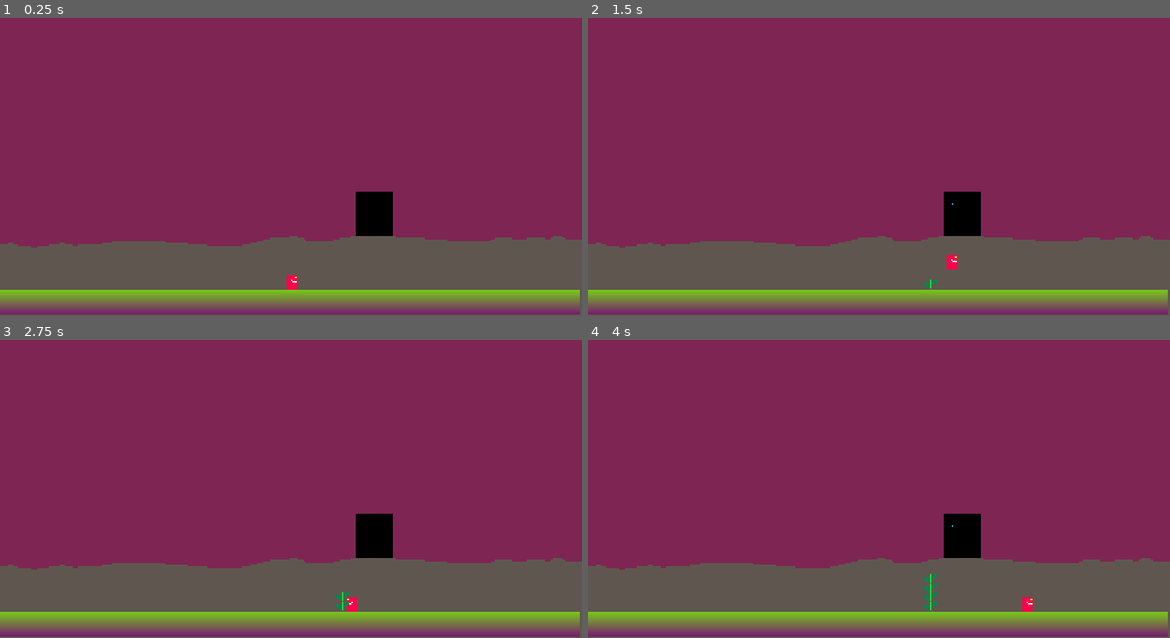
Above: before the commit, frames 1-4 (two rows, left to right).
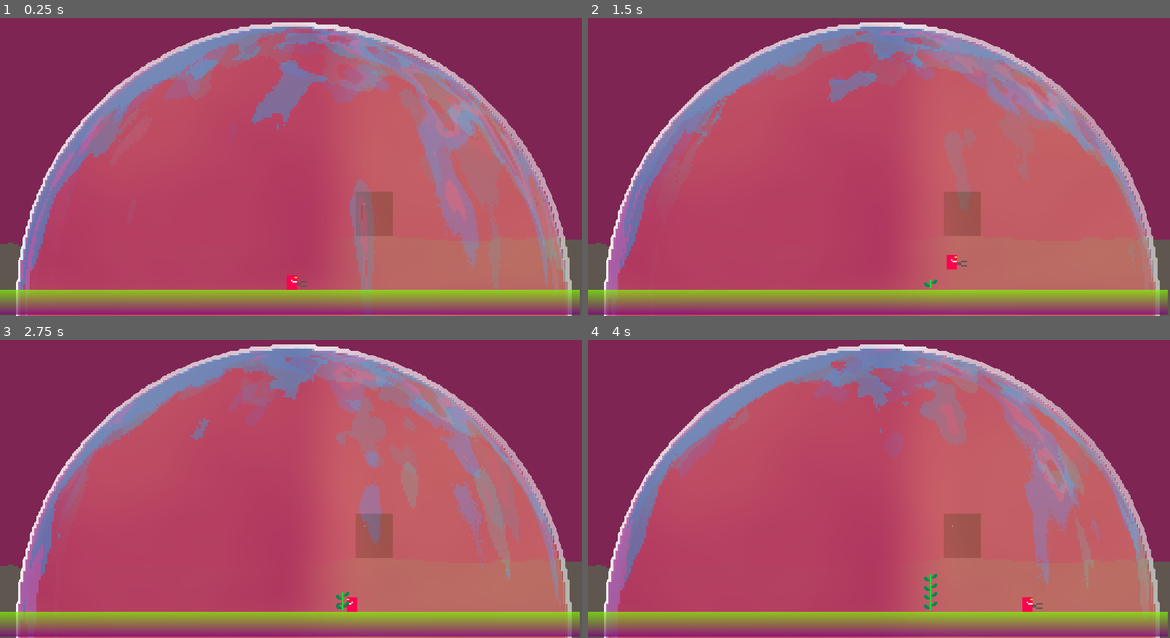
Above: after the commit, the same moments.

Repository: razzius/oxygen-farm
Game: Godot game, scene res://main.tscn
Two runs of this game, one before a commit and one after it. Both use one fixed random seed, a clock stepped at 60 frames per second and the inputs below. The engine's default icon, where the game draws it, is replaced by a stand-in: a white triangle on a blue panel in a dark square.
Inputs:
- Up to frame 1 (0.25 s): no input
- Up to frame 2 (1.5 s): hold D (right) from 0.53 s (still down); tap Space (cut) at 0.6 s; tap W (up) at 0.77 s; tap Shift (shift) at 1.35 s
- Up to frame 3 (2.75 s): tap W (up) at 1.52 s; release D (right) at 2.03 s; hold Left (left) from 2.03 s (still down); tap Space (cut) at 2.1 s
- Up to frame 4 (4 s): release Left (left) at 2.78 s; hold D (right) from 2.78 s (still down); tap Shift (shift) at 2.85 s; tap W (up) at 3.02, 3.77 s; tap Space (cut) at 3.6 s

The runs differ from the first frame. In frame 1, 75% of the frame differs, in the area x 2-99%, y 1-100%; in frame 2, 75%; in frame 3, 75%; in frame 4, 75%.

Commit message:
Whoops add bubble back

Diff:
--- a/main.tscn
+++ b/main.tscn
@@ -55,10 +55,9 @@
 scale = Vector2(3.19722, 3.265)
 sprite_frames = SubResource("SpriteFrames_aki54")
 autoplay = "default"
-frame_progress = 0.792974
+frame_progress = 0.138484
 
 [node name="Bubble Composite" parent="." instance=ExtResource("2_plnqy")]
-visible = false
 position = Vector2(-1124, -1155)
 scale = Vector2(4.4, 4.4)
 
Not shown, added: art/dirt.png.import
Not shown, added: art/plant-bottom-grow.png.import
Not shown, added: art/plant-bottom-idle.png.import
